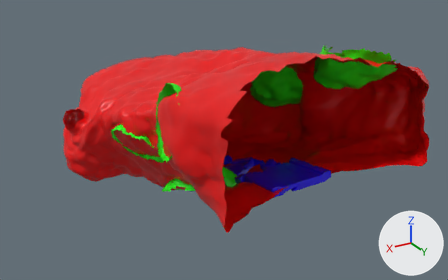
Before and after pictures for a commit that changed the FBX model Assets/Models/Environment/Grotte/Grotte_Finidhed_low.fbx.
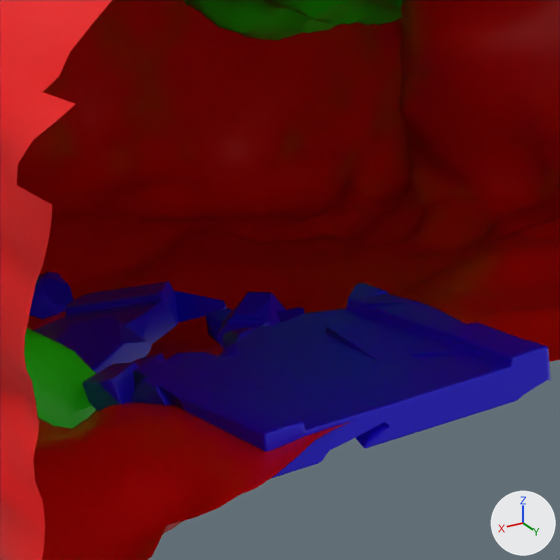
Each version is shown whole from a 50 mm camera at (26.5, 114.1, 68.8) aimed at (-35.9, 10.1, 16.8), then close up on the part from 48% to 74% of the width and 35% to 77% of the height. The lights are fixed; the arrows at lower right show +X, +Y and +Z. Where no turn or scale is listed for an object, it has been applied to the vertices. Vertices at the same position are counted once.

Objects in the first close-up: 'Cube_cell.003', 'Cube_cell.004', 'rock.003', 'rock.008'.
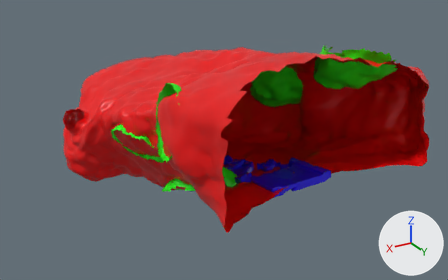
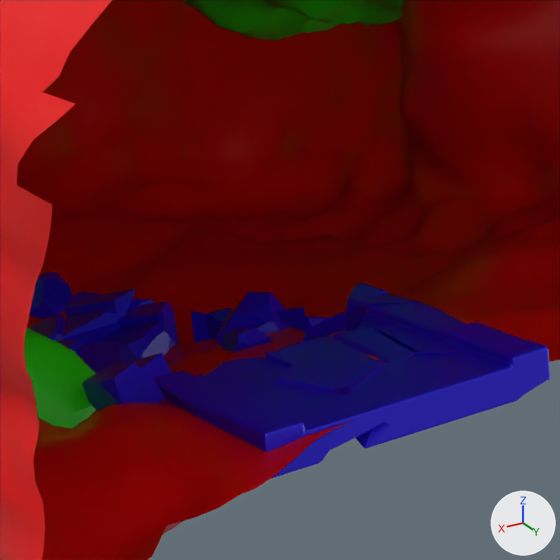
Changed parts and their boxes [x1, y1, x2, y2] in the close-ups (560 x 560 px):
'rock.008', recoloured: [26, 272, 551, 417] in both
'Cube_cell.004', recoloured, reshaped: [83, 283, 551, 479] in both
'Cube_cell.003', recoloured, reshaped: before [29, 272, 305, 374]; after [28, 272, 346, 374]
part 1 of me_cube_cell_195, rebuilt: before [55, 316, 152, 374]; after [77, 340, 140, 374]
part 2 of me_cube_cell_195, rebuilt: before [33, 316, 66, 340]; after [28, 312, 66, 341]
part 3 of me_cube_cell_195, rebuilt: before [74, 285, 143, 300]; after [69, 292, 154, 313]
part 4 of me_cube_cell_195, added (blue): after [97, 301, 178, 358]
part 5 of me_cube_cell_195, added (blue): after [191, 311, 212, 342]
part 6 of me_cube_cell_195, cut back: before [63, 281, 227, 345]; after [57, 307, 121, 353]
part 7 of me_cube_cell_146, rebuilt: before [326, 321, 415, 363]; after [332, 329, 415, 364]
part 8 of me_cube_cell_146, added (blue): after [275, 360, 384, 394]
part 9 of me_cube_cell_146, deleted (blue): before [131, 377, 171, 405]
part 10 of me_cube_cell_146, cut back: before [134, 304, 474, 409]; after [265, 315, 474, 367]

The change, as a diff of the scene's bpy script:
```diff
--- a/Assets/Models/Environment/Grotte/Grotte_Finidhed_low.fbx.py
+++ b/Assets/Models/Environment/Grotte/Grotte_Finidhed_low.fbx.py
@@ mat_material_001 @@
 mat_material_001 = principled_material('Material.001')
-mat_material_001.base_color = (0.0122, 0.0, 0.8)  # blue #1d00e7
+mat_material_001.base_color = (0.8, 0.0, 0.000687)  # red #e70002
 mat_material_001.roughness = 0.4
@@ me_cube_cell_195 @@
-me_cube_cell_195.from_pydata(...)  # 1139 vertices, 2118 faces; spans x -18.1..3.0, y -15.0..24.2, z -2.1..10.3
-me_cube_cell_195.materials.append(mat_material_001)  # blue #1d00e7
+me_cube_cell_195.from_pydata(...)  # 1207 vertices, 1886 faces; spans x -18.3..3.0, y -15.0..24.2, z -2.0..10.3
+# me_cube_cell_195 part 1: the loose piece of 41 vertices spanning x -12.7..-6.5, y 8.1..13.1, z 2.7..5.4 is rebuilt with 53 vertices and now spans x -12.7..-6.5, y 8.3..13.1, z 1.5..4.2, in mat_material_002 (blue #1d00e7)
+# me_cube_cell_195 part 2: the loose piece of 31 vertices spanning x -14.0..-7.9, y 1.6..6.4, z -0.4..3.1 is rebuilt with 47 vertices and now spans x -13.8..-7.8, y 1.1..5.9, z -0.4..3.1, in mat_material_002 (blue #1d00e7)
+# me_cube_cell_195 part 3: the loose piece of 27 vertices spanning x -16.9..-14.1, y 1.8..6.8, z 1.6..4.4 is rebuilt with 27 vertices and now spans x -17.3..-14.1, y 1.3..6.2, z 1.0..3.4, in mat_material_002 (blue #1d00e7)
+# me_cube_cell_195 part 4: a new loose piece of 73 vertices spanning x -17.0..-10.9, y 5.5..10.3, z 1.1..4.2, in mat_material_002 (blue #1d00e7)
+# me_cube_cell_195 part 5: a new loose piece of 22 vertices spanning x -18.3..-16.8, y 7.9..11.1, z 2.4..4.1, in mat_material_002 (blue #1d00e7)
+# me_cube_cell_195 part 6: 4 vertices moved within x -17.3..-6.4, y 13.2..14.8, z 3.9..5.0; 89 vertices removed from x -17.9..-4.9, y 2.9..10.4, z 0.6..5.2; 31 vertices added at x -14.7..-4.7, y 3.0..9.9, z 0.3..3.5
+me_cube_cell_195.materials.append(mat_material_002)  # blue #1d00e7
@@ me_rock_002 @@
 me_rock_002.from_pydata(...)  # 15413 vertices, 15259 faces; spans x -52.5..22.8, y -6.1..67.3, z -4.1..35.4
-me_rock_002.materials.append(mat_material)  # red #e70002
+me_rock_002.materials.append(mat_material_001)  # red #e70002
@@ me_cube_cell_146 @@
-me_cube_cell_146.from_pydata(...)  # 870 vertices, 1620 faces; spans x -0.9..12.83, y -3.71..9.71, z -2.9..2.01
-me_cube_cell_146.materials.append(mat_material_001)  # blue #1d00e7
+me_cube_cell_146.from_pydata(...)  # 782 vertices, 1198 faces; spans x -0.9..12.83, y -3.71..9.71, z -2.9..2.01
+# me_cube_cell_146 part 7: the loose piece of 17 vertices spanning x 1.25..4.53, y 0.64..5.94, z -1.2..0.89 is rebuilt with 28 vertices and now spans x 1.27..4.52, y 0.7..5.99, z -1.57..0.92, in mat_material_002 (blue #1d00e7)
+# me_cube_cell_146 part 8: a new loose piece of 20 vertices spanning x 4.35..9.35, y 2.37..6.89, z -1.14..1.17, in mat_material_002 (blue #1d00e7)
+# me_cube_cell_146 part 9: the loose piece of 28 vertices spanning x 11.2..12.48, y -0.27..3.88, z -1.87..0.31 is deleted
+# me_cube_cell_146 part 10: 2 vertices moved from x 4.36..6.76, y 0.3..0.77, z -1.59..-0.06 to x 4.82..5.0, y 0.2..0.32, z -1.05..-0.82; 133 vertices removed from x 0.08..12.32, y -2.46..7.83, z -2.1..1.08; 25 vertices added at x 2.28..6.82, y -0.13..5.63, z -1.69..1.01
+me_cube_cell_146.materials.append(mat_material_002)  # blue #1d00e7
```
